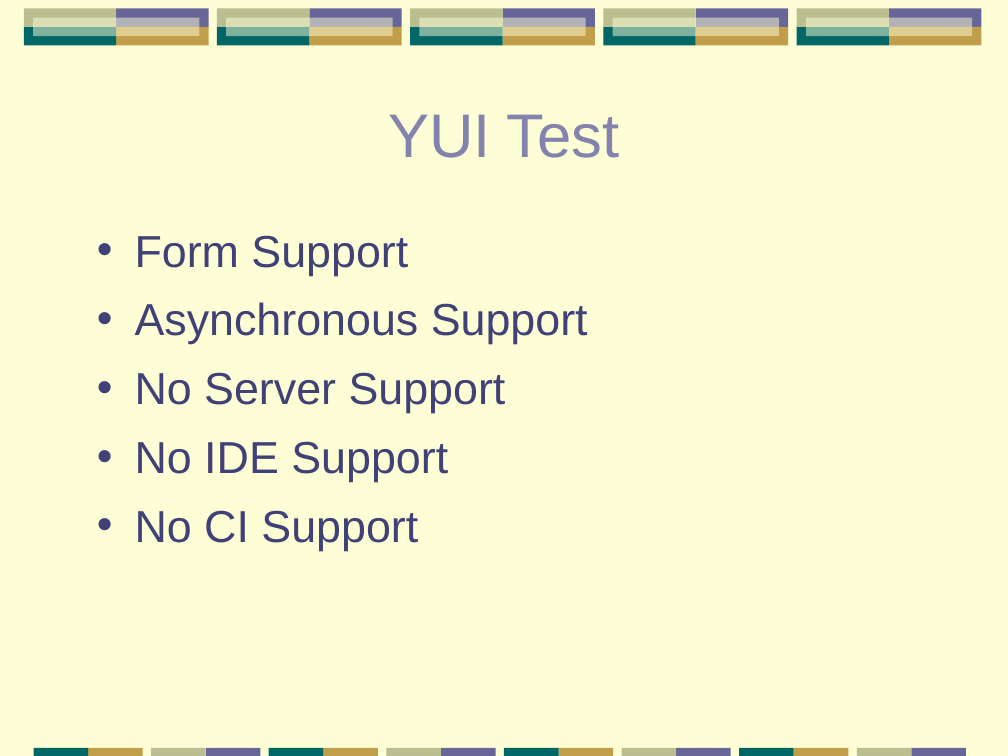
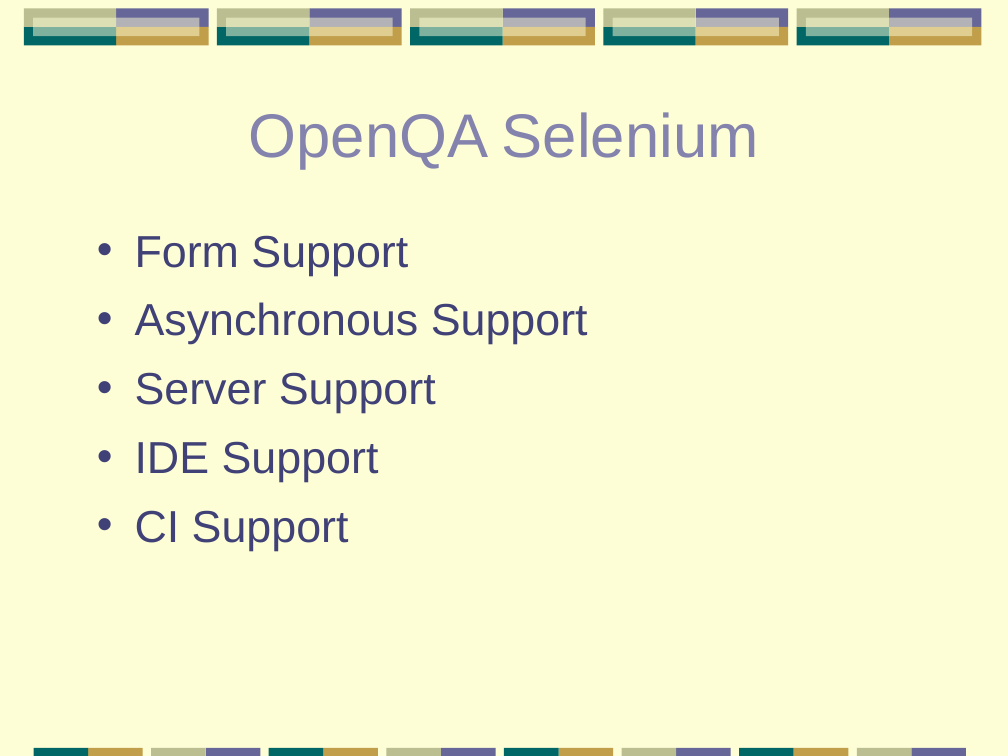
Before and after one commit to papuapost/yazaar, a slide deck: slide 59 of articles/testing-tools/testing-tools.odp (slide 46 before the commit). Drawn at 1008x756 pixels with LibreOffice and Linux fonts; fonts in the diff are those of the drawing. Boxes give left, top, right and bottom in pixels: in the first picture for what was removed or moved away, otherwise in the second. Text is boxed around its words. In the diff, an @@ line names an element or a change of style, - is before the commit and + after.

```diff
--- a/articles/testing-tools/testing-tools.odp
+++ b/articles/testing-tools/testing-tools.odp
@@ title at (249,112,759,169): text changed @@
-YUI Test
+OpenQA Selenium
@@ text at (135,372,436,551): text changed @@
-• No Server Support
-• No IDE Support
-• No CI Support
+• Server Support
+• IDE Support
+• CI Support
```
Also in this commit, not shown: 14 other slides changed, 31 slides added, 15 slides removed.
